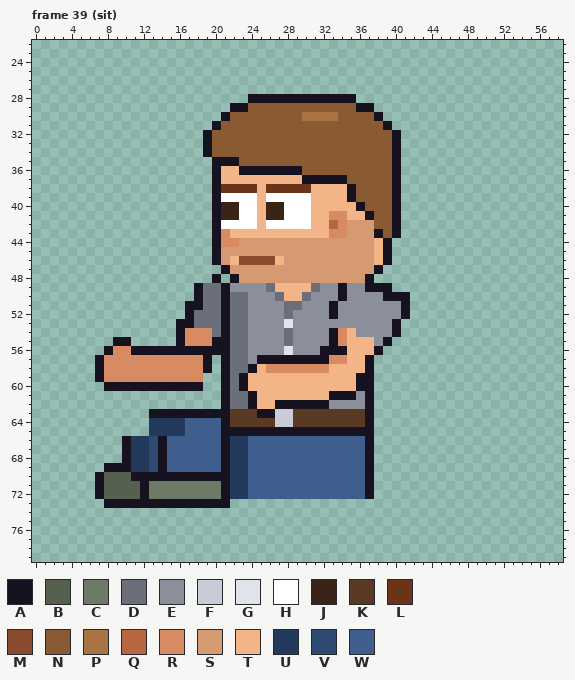
Pixel-art file, stored at sprites/expo/expo_atta_left_anim.aseprite. That is the earlier state.
64x80 pixels, 129 frames. Shown: frame 39 (sit): x 0..58, y 22..79. The old version is drawn lined up with the new one. The commit also changed other frames, which this record leaves out.
Visible layers, top first: "Arm Top", "Stubble", "Hair", "Face", "Watch", "Near Arm", "Collar", "Belt", "Shirt", "Body", "Back Arm", "Pants", "Shoes".
Palette (. is transparent): A #17121f  B #55604f  C #6e7a68  D #6a6f7a  E #8a8f9a  F #c8ccd8  G #e0e4ea  H #ffffff  J #3a2418  K #5a3a22  L #6b3416  M #8a4a2e  N #8a5a32  P #a87444  Q #b8663f  R #d88a62  S #d69a72  T #f3b488  U #243a5c  V #2f4a73  W #3f5e8e
Pixels before, frame 39 (sit) (only the part around the change), first column x 0:
43 ....................ARTTTTTTTTTTTRRSSSANA..........
44 ....................ARRSSSSSSSSSSSSSSSTA...........
45 ....................ASSSSSSSSSSSSSSSSSTA...........
46 ....................ASTMMMMTSSSSSSSSSSTA...........
47 .....................ASSSSSSSSSSSSSSSSA............
48 ....................A.ASSSSSSSSSSSSSSA.............
49 ..................ADDAEEEEDTTTTDEEAEEAAA...........
50 ..................ADDADDEEEDTTDEEEAEEEEAAA.........
51 .................AADDADDEEEEDDEEEAEEEEEEEA.........
52 .................ADDDADDEEEEDEEEEAEEEEEEEA.........
53 ................AADDDADDEEEEGEEEEEEEEEEEA..........
54 ................ARRRDADDEEEEDEEEEARTEEEEA..........
55 .........AA.....ARRRAADDEEEEDEEEEARTTTEA...........
56 ........ARRAAAAAAAAAAADDEEEEGEEEAAATTTA............
57 .......ARRRRRRRRRRRA.ADDEAAAAAAAARRTTA.............
58 .......ARRRRRRRRRRRA.ADDATRRRRRRRTTTTA.............
59 .......ARRRRRRRRRRR..ADATTTTTTTTTTTTAA.............
60 ........AAAAAAAAAAA..ADATTTTTTTTTTTTAA.............
61 .....................ADDATTTTTTTTAAAEA.............
62 .....................ADDATTAAAAAAEEEEA.............
63 .............AAAAAAAAAKKKAAFFKKKKKKKKA.............
64 .............UUUUWWWWAKKKKKFFKKKKKKKKA.............
65 .............UUUUWWWWAAAAAAAAAAAAAAAAA.............
66 ..........AUUVAWWWWWWAUUWWWWWWWWWWWWWA.............
67 ..........AUUVAWWWWWWAUUWWWWWWWWWWWWWA.............
68 ..........AUUVAWWWWWWAUUWWWWWWWWWWWWWA.............
69 ........AAAUUVAWWWWWWAUUWWWWWWWWWWWWWA.............
70 .......ABBBAAAAAAAAAAAUUWWWWWWWWWWWWWA.............
71 .......ABBBBACCCCCCCCAUUWWWWWWWWWWWWWA.............
72 .......ABBBBACCCCCCCCAUUWWWWWWWWWWWWWA.............
73 ........AAAAAAAAAAAAAA.............................
74 ...................................................
75 ...................................................
76 ...................................................
77 ...................................................
78 ...................................................
79 ...................................................
New version:
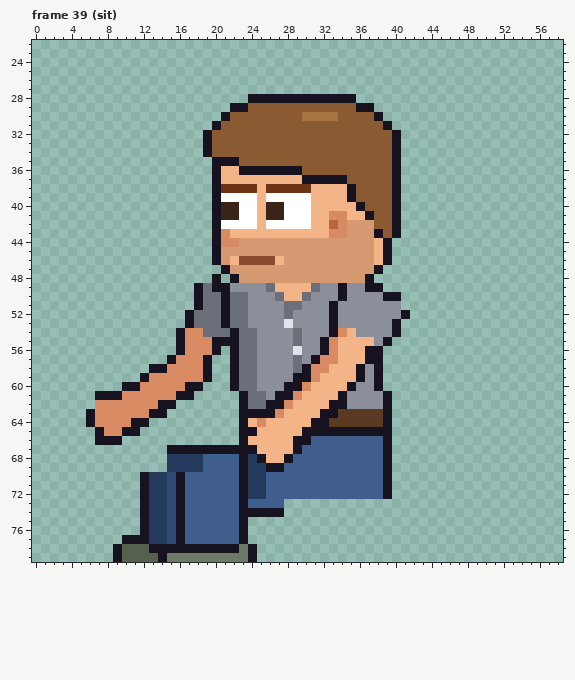
Diff:
whole drawing moved by -2,-6 (the old picture is shown already moved)
Changed rows in their new state; - is an unchanged pixel.
Frame 39 (sit):
first column x 6:
49 --------------A------------------.--
50 -----------------------------------.
51 -----------.-----------------------.
53 ----------.----------------A--------
54 -------------D-DA-D---ED------------
55 ---..-----------A-D---ED--ART-------
56 --........-RRR-.A-D---EG---RT--A----
57 -........A-----.A-DEEEEDE-R-T---A---
58 -......AA------.A-DEEEEDA-----AEA---
59 -.....A------A-.ADDEEEEAAR-----EA---
60 --..--RRRRR----.ADDEEEAAR----AEEA---
61 -AAARRRRRRAA---..ADDEAAR---T-E-EEA--
62 -RRRRRRRAA-----..ADDA-RTTTTAA--EEA--
63 ARRRRRR--........AA--RTTTTAA---KKA--
64 ARRRRAA..........ATRTTTTTAA----KKA--
65 -ARRAA-..........--TTTTT--------AA--
66 -AAA.............ATTTTTAA------WWA--
67 ----.....AAAAAA-AAATTTTA-------WWA--
68 ----.....UUUU--WWAUATTA--------WWA--
69 --.......UUUU--WWAUUAA---------WWA--
70 -.....-UUV-WWWWWWAUU-----------WWA--
71 -.....-UUVAWWWWWWAUU-----------WWA--
72 -.....-UUVAWWWWWWAUU-----------WWA--
73 --....-UUV-WWWWWWAWWWW--------------
74 ------AUUVAWWWWWWAAAAA--------------
75 ------AUUVAWWWWWWA------------------
76 ------AUUVAWWWWWWA------------------
77 ----AAAUUVAWWWWWWA------------------
78 ---ABBBAAAAAAAAAACA-----------------
79 ---ABBBBACCCCCCCCCA-----------------
Pixel boxes of the changes (left, top, right, bottom) in both pictures:
changed: (86, 283, 410, 562)
